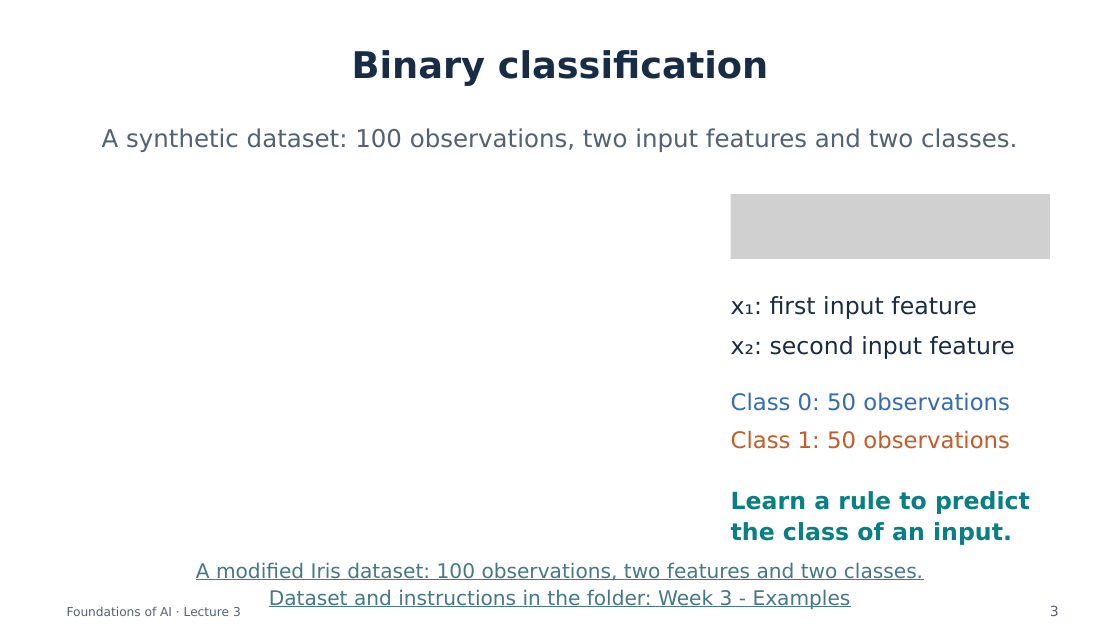
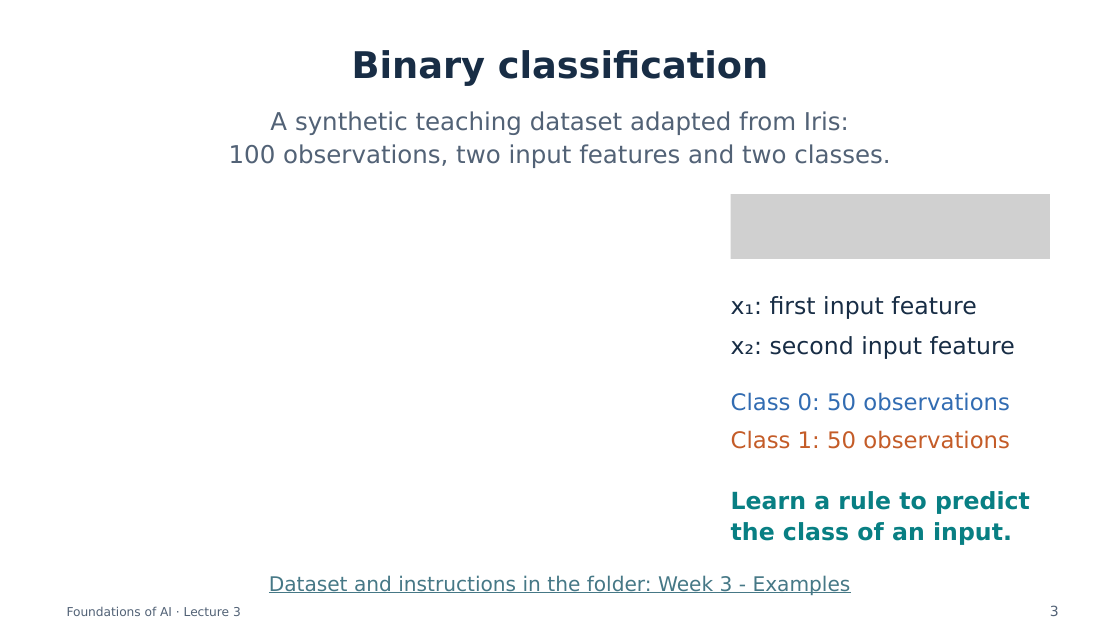
Before and after one commit to semtm0051/2026_27, a slide deck: slide 3 of Week_03/Slides/Week_03 - Slides.pptx. Drawn at 1120x630 pixels with LibreOffice and Linux fonts; fonts in the diff are those of the drawing; grey boxes stand for pictures. Boxes give left, top, right and bottom in pixels: in the first picture for what was removed or moved away, otherwise in the second. Text is boxed around its words. In the diff, an @@ line names an element or a change of style, - is before the commit and + after.

Commit message:
Clarify Week 3 notation and classification exercises
Make the multiclass probability model explicit in the classifier and add a tied-maximum exercise. Align slides with the parameter-objective notation, clarify logistic-regression optimisation and class indexing, and repair the dataset link in both presentation formats.

```diff
--- a/Week_03/Slides/Week_03 - Slides.pptx
+++ b/Week_03/Slides/Week_03 - Slides.pptx
@@ text at <box>229,111,890,168</box>: text changed @@
-A synthetic dataset: 100 observations, two input features and two classes.
+A synthetic teaching dataset adapted from Iris:
+100 observations, two input features and two classes.
@@ text at <box>196,562,923,581</box>: paragraph removed @@
-A modified Iris dataset: 100 observations, two features and two classes.
```
Also in this commit, not shown: 26 other slides changed, 1 slide added, 2 other files.
